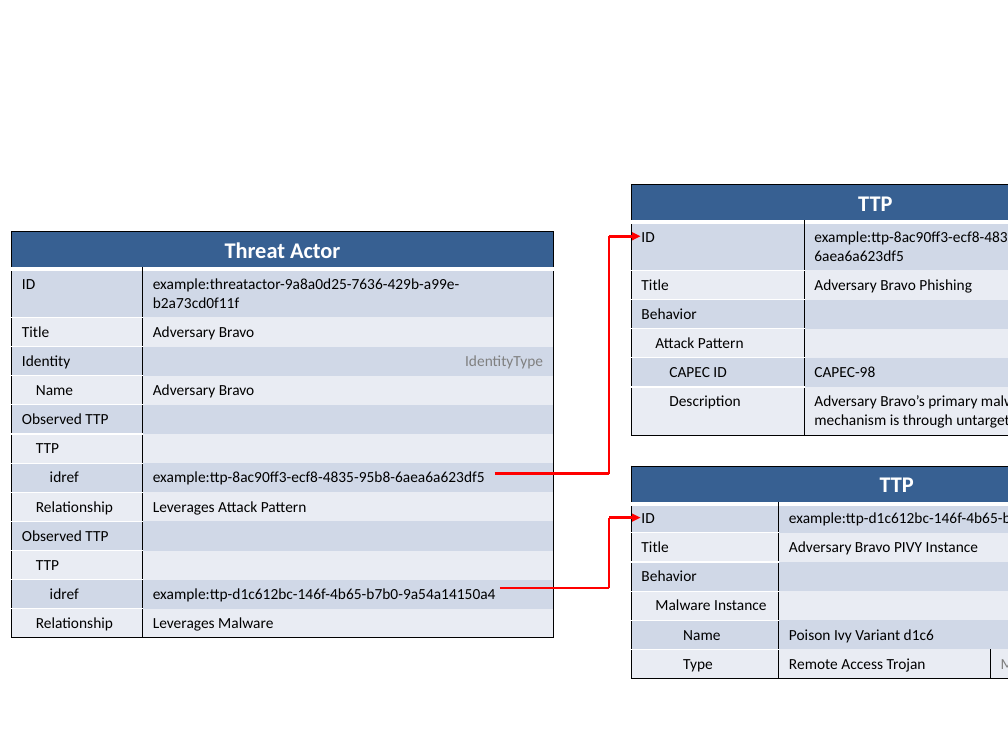
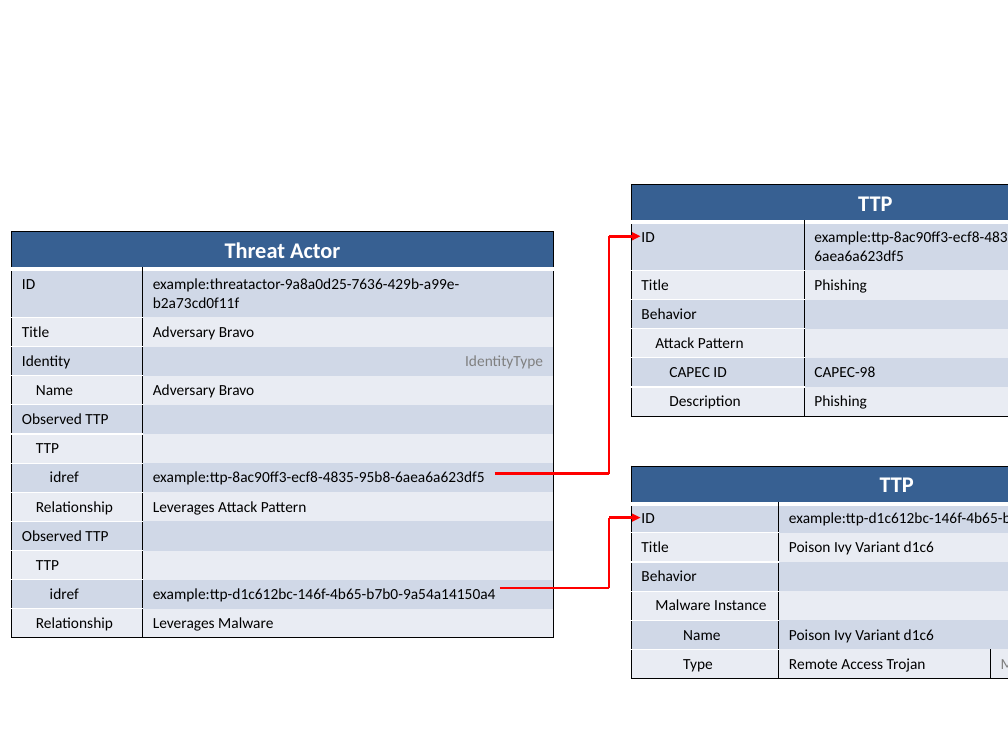
Before and after one commit to STIXProject/stixproject.github.io, a slide deck: slide 1 of idioms/threat-actor/leveraged-ttp/diagram.pptx. Drawn at 1008x756 pixels with LibreOffice and Linux fonts; fonts in the diff are those of the drawing. Boxes give left, top, right and bottom in pixels: in the first picture for what was removed or moved away, otherwise in the second. Text is boxed around its words. In the diff, an @@ line names an element or a change of style, - is before the commit and + after.

```diff
--- a/idioms/threat-actor/leveraged-ttp/diagram.pptx
+++ b/idioms/threat-actor/leveraged-ttp/diagram.pptx
@@ table at (x1=631, y1=184, x2=1008, y2=413) @@
-row 3, column 2: Adversary Bravo Phishing
+row 3, column 2: Phishing
-row 7, column 2: Adversary Bravo’s primary malware deliver mechanism is through untargeted phishing.
+row 7, column 2: Phishing
@@ table at (x1=631, y1=466, x2=1008, y2=676) @@
-row 3, column 2: Adversary Bravo PIVY Instance
+row 3, column 2: Poison Ivy Variant d1c6
```
Also in this commit, not shown: 4 other files.
